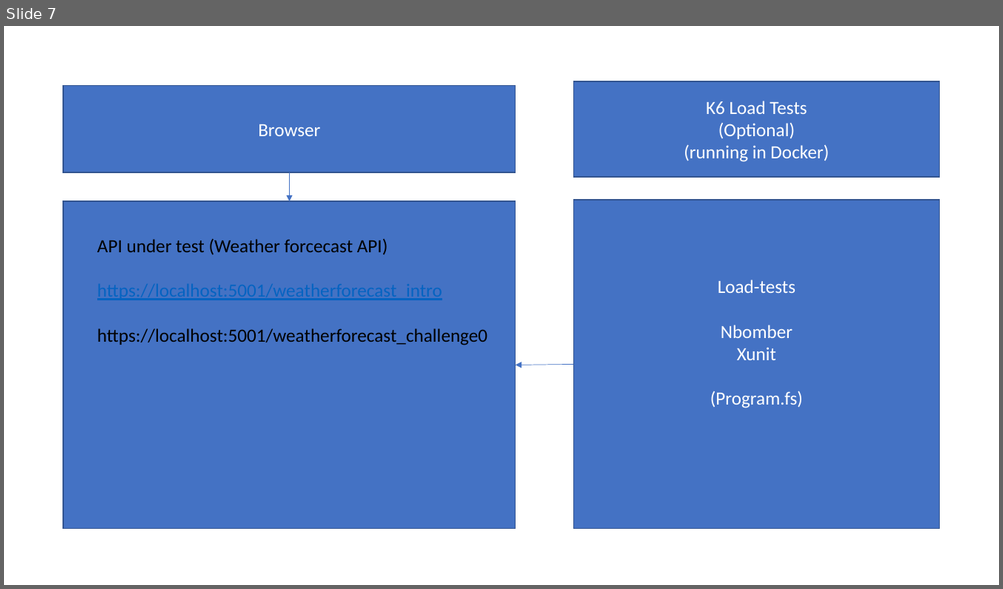
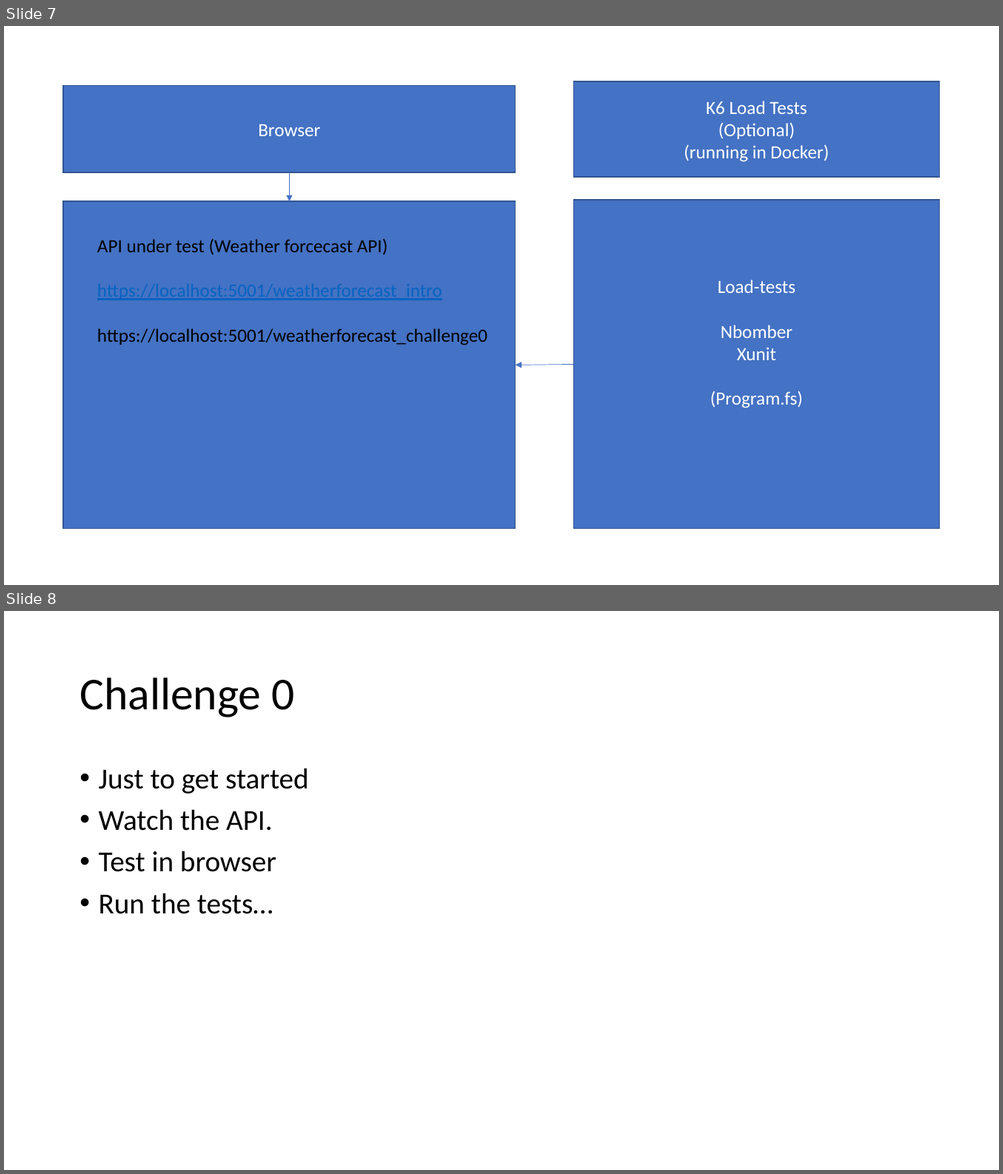
Before and after one commit to bjartnes/bounded-disturbances, a slide deck: Polly and Simmy workshop.pptm. Shown one above the other, each under a label of ours: slide 7 before the commit, slides 7 and 8 after it. The pictures are 1003x589 and 1003x1174 pixels, drawn with LibreOffice and Linux fonts; fonts in the diff are those of the drawing. Boxes give left, top, right and bottom in pixels: in the first picture for what was removed or moved away, otherwise in the second. Text is boxed around its words. In the diff, an @@ line names an element or a change of style, - is before the commit and + after.

```diff
--- a/Polly and Simmy workshop.pptm
+++ b/Polly and Simmy workshop.pptm
@@ slide 8 added at (x1=4, y1=611, x2=999, y2=1170), background #FFFFFF @@
@@ title added at (x1=79, y1=678, x2=294, y2=718), 44 pt, text #000000 @@
+Challenge 0
@@ text added at (x1=99, y1=768, x2=309, y2=914), 28 pt, text #000000 @@
+• Just to get started
+• Watch the API.
+• Test in browser
+• Run the tests…
```
Also in this commit, not shown: 2 other slides added.
